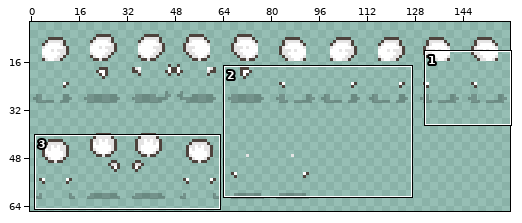
Edited in one commit: sprite sheet (Assets/Sprites/Player/playerspritesheet.png). Above: a wide view before the commit, with the close-up outlined.
Close-up. Before the commit:
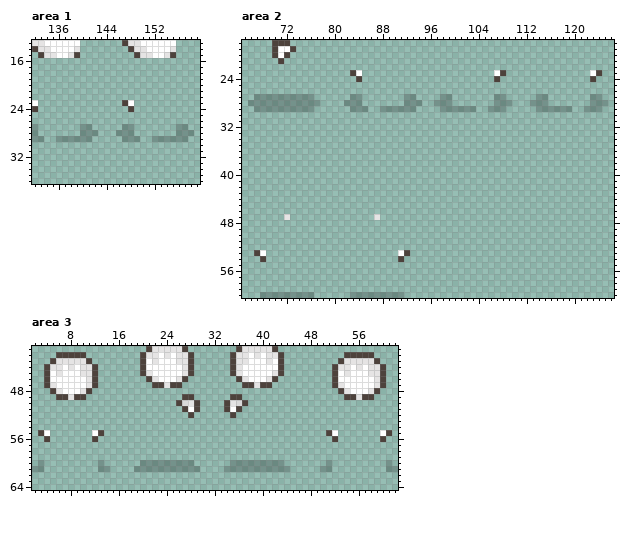
The file is 160x160 pixels. Colours within 5 levels of each other are drawn and written as one. Shown: area 1: x 132..159, y 13..36; area 2: x 65..126, y 18..60; area 3: x 2..62, y 41..64. The wide view leaves out empty margins. The commit also changed other parts of the picture, which this record leaves out.
After:
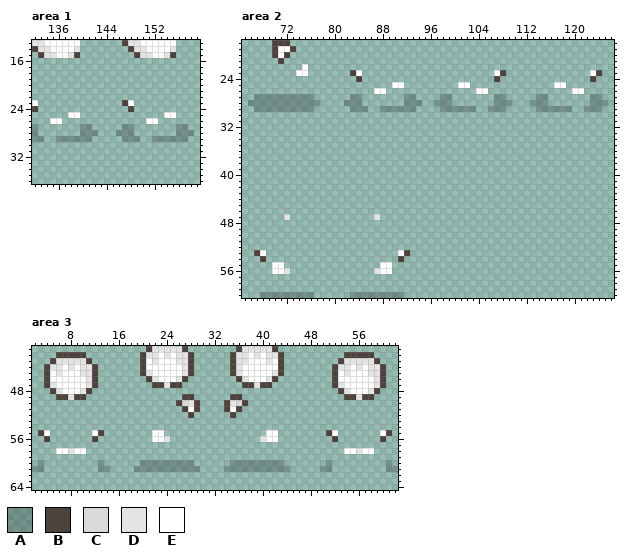
Palette (. is transparent): A #0404043c  B #4d423c  C #d9d9d9  D #e5e4e4  E #ffffff
The edit:
Area 1:
y 25: x 138..139 .. -> EE; x 154..155 .. -> EE
y 26: x 135..136 .. -> EE; x 151..152 .. -> EE
Area 2:
y 22: x 75 . -> E
y 23: x 74..75 .. -> EE
y 25: x 90..91 .. -> EE; x 101..102 .. -> EE; x 117..118 .. -> EE
y 26: x 87..88 .. -> EE; x 104..105 .. -> EE; x 120..121 .. -> EE
y 55: x 70..71 .. -> EE; x 88..89 .. -> EE
y 56: x 70..72 ... -> EED; x 87..89 ... -> DEE
Area 3:
y 55: x 22..23 .. -> EE; x 41..42 .. -> EE
y 56: x 22..24 ... -> EED; x 40..42 ... -> DEE
y 58: x 6..10 ..... -> EEDEE; x 54..58 ..... -> EEDEE
